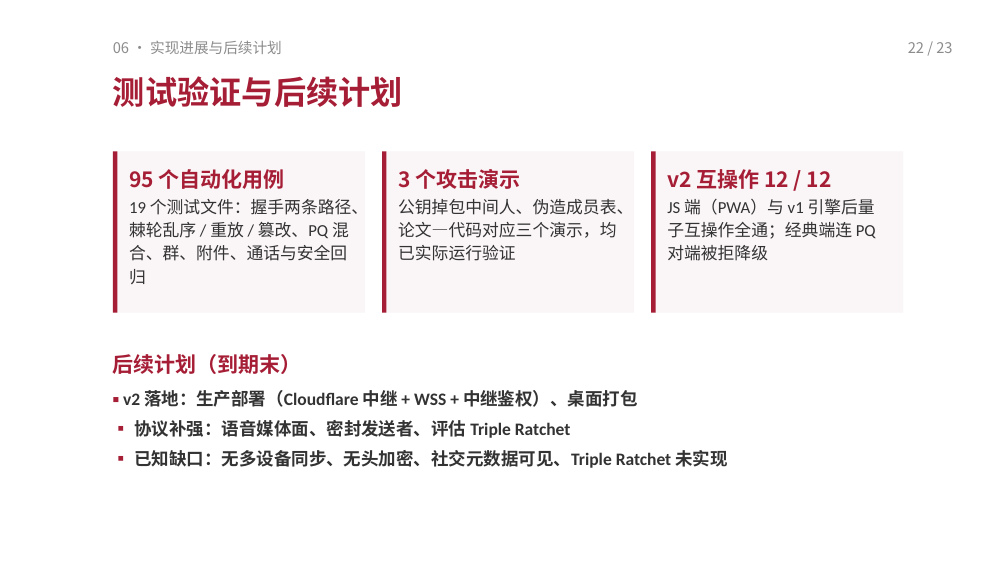
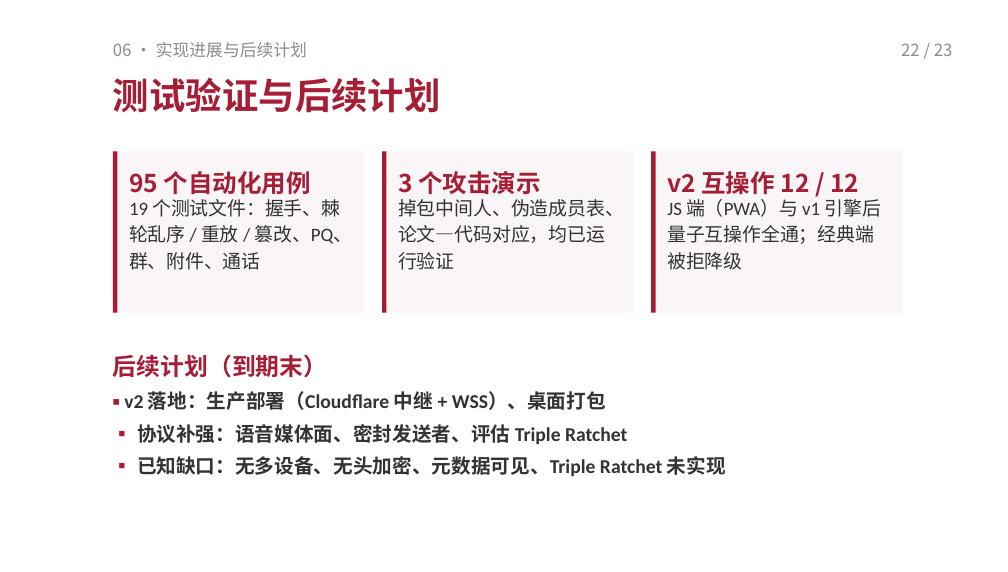
Before and after one commit to TomHaoZi/ECNUchat, a slide deck: slide 22 of 中期汇报/ECNUchat-中期汇报.pptx. Drawn at 1008x572 pixels with LibreOffice and Linux fonts; fonts in the diff are those of the drawing. Boxes give left, top, right and bottom in pixels: in the first picture for what was removed or moved away, otherwise in the second. Text is boxed around its words. In the diff, an @@ line names an element or a change of style, - is before the commit and + after.

Commit message:
PPT 再精简大字版：标题 26 磅、正文 13.5–14.5 磅，每页只留短句要点；图解文字同步放大并删繁就简；预览 PDF 重新生成

```diff
--- a/中期汇报/ECNUchat-中期汇报.pptx
+++ b/中期汇报/ECNUchat-中期汇报.pptx
@@ text "06 · 实现进展与后续计划" at box(113, 42, 307, 58): size 10.5 to 12 pt @@
@@ text "22 / 23" at box(901, 43, 953, 56): size 10.5 to 12 pt @@
@@ text "测试验证与后续计划" at box(113, 78, 441, 113): size 23 to 26 pt @@
@@ size 15 to 17.5 pt in 3 elements at box(129, 171, 311, 194), box(398, 171, 541, 195), box(667, 171, 859, 195) @@
@@ text at box(129, 199, 353, 270): text changed; size 12 to 13.5 pt @@
-19 个测试文件：握手两条路径、棘轮乱序 / 重放 / 篡改、PQ 混合、群、附件、通话与安全回归
+19 个测试文件：握手、棘轮乱序 / 重放 / 篡改、PQ、群、附件、通话
@@ text at box(398, 199, 624, 270): text changed; size 12 to 13.5 pt @@
-公钥掉包中间人、伪造成员表、论文—代码对应三个演示，均已实际运行验证
+掉包中间人、伪造成员表、论文—代码对应，均已运行验证
@@ text at box(667, 199, 880, 270): text changed; size 12 to 13.5 pt @@
-JS 端（PWA）与 v1 引擎后量子互操作全通；经典端连 PQ 对端被拒降级
+JS 端（PWA）与 v1 引擎后量子互操作全通；经典端被拒降级
@@ text "后续计划（到期末）" at box(113, 354, 328, 378): size 15 to 17 pt @@
@@ text at box(124, 391, 606, 410): text changed; size 12.5 to 14 pt @@
-▪ v2 落地：生产部署（Cloudflare 中继 + WSS + 中继鉴权）、桌面打包
+▪ v2 落地：生产部署（Cloudflare 中继 + WSS）、桌面打包
@@ text at box(137, 424, 627, 444): size 12.5 to 14 pt in "▪ 协议补强：语音媒体面、密封发送者、评估 Triple Ratchet" @@
@@ text at box(137, 456, 726, 476): text changed; size 12.5 to 14 pt @@
-▪ 已知缺口：无多设备同步、无头加密、社交元数据可见、Triple Ratchet 未实现
+▪ 已知缺口：无多设备、无头加密、元数据可见、Triple Ratchet 未实现
```
Also in this commit, not shown: 20 other slides changed, 2 other files.
